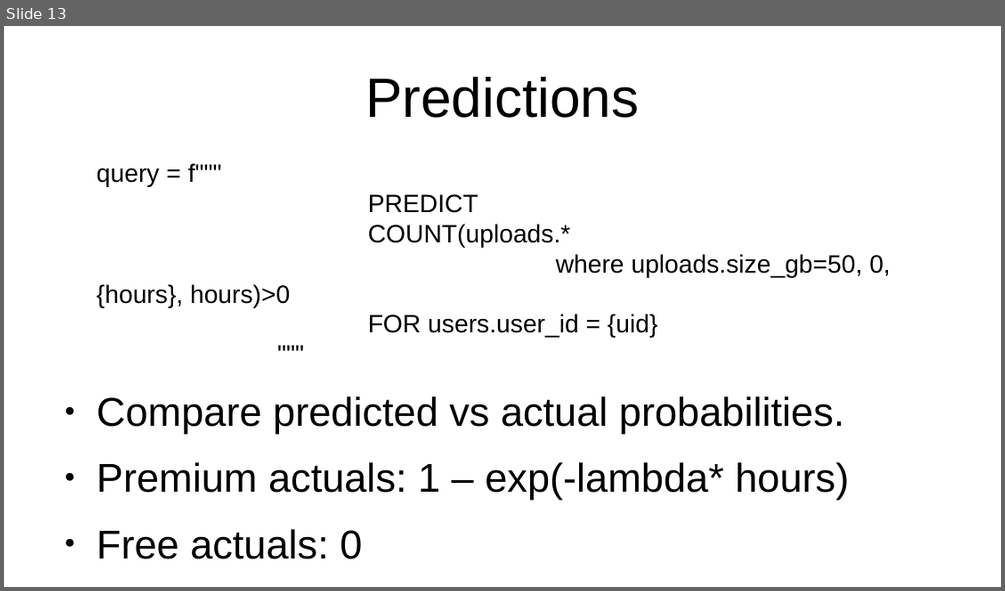
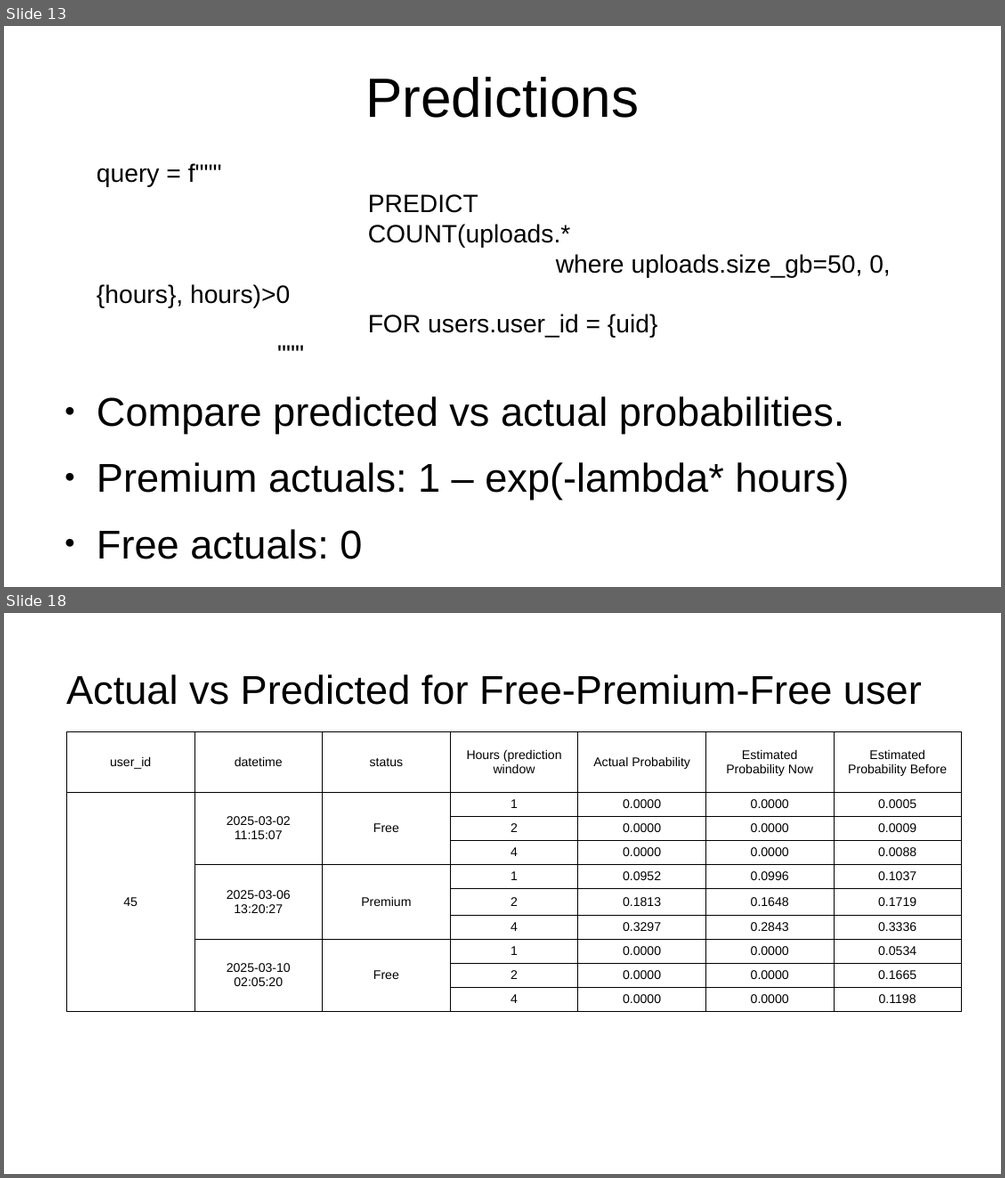
Before and after one commit to martin-merener/graph_ML_and_deep_learning_on_RDBs, a slide deck: Test_with_temporal_user_status.odp. Shown one above the other, each under a label of ours: slide 13 before the commit, slides 13 and 18 after it; the slides between them are not shown. The pictures are 1005x591 and 1005x1178 pixels, drawn with LibreOffice and Linux fonts; fonts in the diff are those of the drawing. Boxes give left, top, right and bottom in pixels: in the first picture for what was removed or moved away, otherwise in the second. Text is boxed around its words. In the diff, an @@ line names an element or a change of style, - is before the commit and + after.

```diff
--- a/Test_with_temporal_user_status.odp
+++ b/Test_with_temporal_user_status.odp
@@ slide 18 added at (4,613,1001,1174), background #FFFFFF @@
@@ title added at (66,674,922,705), 32 pt, text #000000 @@
+Actual vs Predicted for Free-Premium-Free user
@@ table added at (66,732,959,1006), 10 rows, 7 columns @@
+user_id | datetime | status | Hours (prediction window | Actual Probability | Estimated Probability Now | Estimated Probability Before
+45 | 2025-03-02 11:15:07 | Free | 1 | 0.0000 | 0.0000 | 0.0005
+ |  |  | 2 | 0.0000 | 0.0000 | 0.0009
+ |  |  | 4 | 0.0000 | 0.0000 | 0.0088
+ | 2025-03-06 13:20:27 | Premium | 1 | 0.0952 | 0.0996 | 0.1037
+ |  |  | 2 | 0.1813 | 0.1648 | 0.1719
+ |  |  | 4 | 0.3297 | 0.2843 | 0.3336
+ | 2025-03-10 02:05:20 | Free | 1 | 0.0000 | 0.0000 | 0.0534
+ |  |  | 2 | 0.0000 | 0.0000 | 0.1665
+ |  |  | 4 | 0.0000 | 0.0000 | 0.1198
```
Also in this commit, not shown: 3 slides changed, 3 other slides added, 8 other files.
